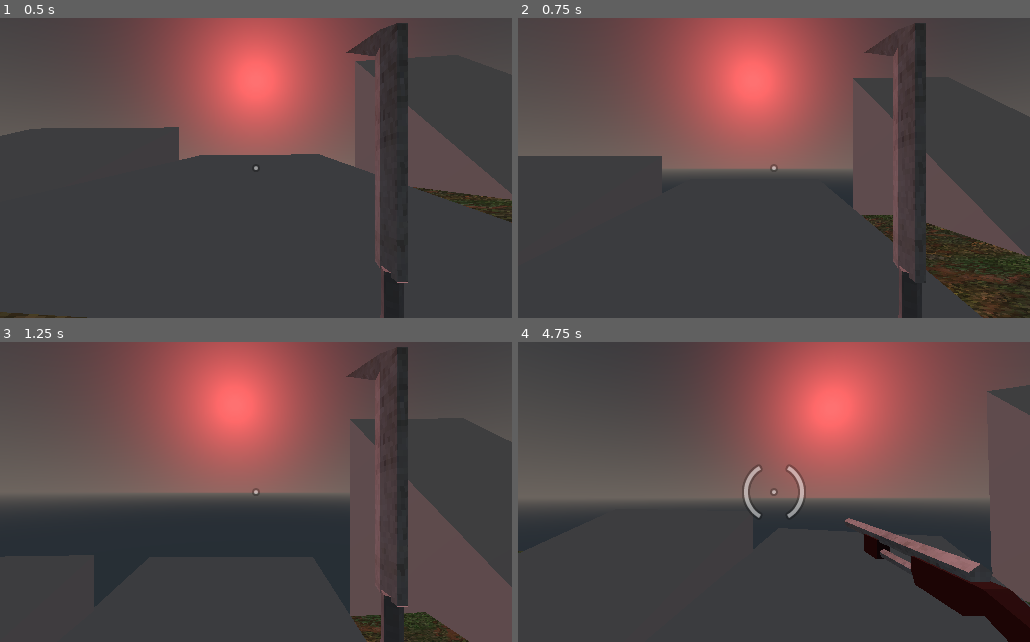
Above: before the commit, frames 1-4 (two rows, left to right).
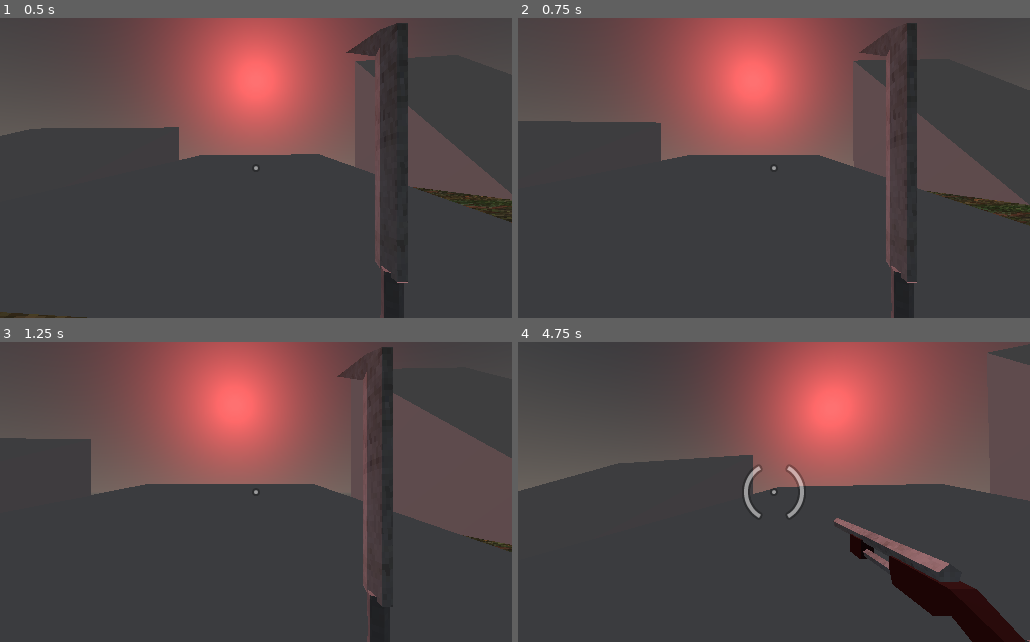
Above: after the commit, the same moments.

Repository: JesusRoberto64/Teoyotl
Game: Godot game, scene res://enviromet/ground.tscn
Two runs of this game, one before a commit and one after it. Both use one fixed random seed, a clock stepped at 60 frames per second and the inputs below.
Inputs (mouse positions are in pixels of both pictures, inside the frame that each line leads up to):
- Up to frame 1 (0.5 s): no input
- Up to frame 2 (0.75 s): tap Enter at 0.5 s; move the mouse to (799, 168) at 0.52 s; hold W (move_forward) from 0.53 s (still down); tap Space (jump) at 0.6 s
- Up to frame 3 (1.25 s): keep holding W (move_forward); tap Space (jump) at 0.77, 1.07 s
- Up to frame 4 (4.75 s): keep holding W (move_forward); move the mouse to (748, 492) at 1.27 s; click (748, 492) at 1.35 s; tap Space (jump) at 1.52, 1.55, 1.82, 2.3, 3.02, 3.05, 3.32, 3.77, 3.8, 4.07, 4.52, 4.55 s; move the mouse to (784, 486) at 2.02 s; hold D (move_rigth) 2.03-2.78 s; move the mouse to (768, 498) at 2.77 s; tap 1 at 2.85 s; move the mouse to (809, 495) at 3.52 s; tap 2 at 3.6 s; tap R (restart) at 4.25 s; move the mouse to (733, 489) at 4.27 s; tap 3 at 4.35 s

Frame 1 is identical in both runs. In frame 2, 18% of the frame differs, in the area x 0-100%, y 1-100%; in frame 3, 24%; in frame 4, 16%.

Commit message:
Update CharcaterMover.gd

Diff:
--- a/characters/CharcaterMover.gd
+++ b/characters/CharcaterMover.gd
@@ -39,22 +39,25 @@
 
 	velocity += move_accel * cur_move_vec - velocity * Vector3(drag,0,drag) + gravity * Vector3.DOWN *delta
 
+	var normal_floor #= body_to_move.get_floor_normal()
+
 	velocity = body_to_move.move_and_slide_with_snap(velocity,snap_vec,Vector3.UP,true,4,1.48353)
 
 	var grounded = body_to_move.is_on_floor()
 	if grounded:
 		velocity.y = -0.01
-		snap_vec = Vector3.DOWN
+		snap_vec = -body_to_move.get_floor_normal() #Vector3.DOWN
 		# este e sun test de la branch
-		gravity = 0
+		#gravity = 0
 		pass
 	if grounded and pressed_jump:
+		velocity = body_to_move.move_and_slide_with_snap(velocity,Vector3.ZERO,Vector3.UP,true,4,1.48353)
 		velocity.y = jump_force
-		snap_vec = Vector3.ZERO
+		#snap_vec = Vector3.ZERO
 		gravity = 60
 		print("salto")
 	else:
-		snap_vec = Vector3.DOWN
+		snap_vec = -body_to_move.get_floor_normal() #Vector3.DOWN
 		pass
 	pressed_jump = false
 	emit_signal("movement_info",velocity,grounded)
